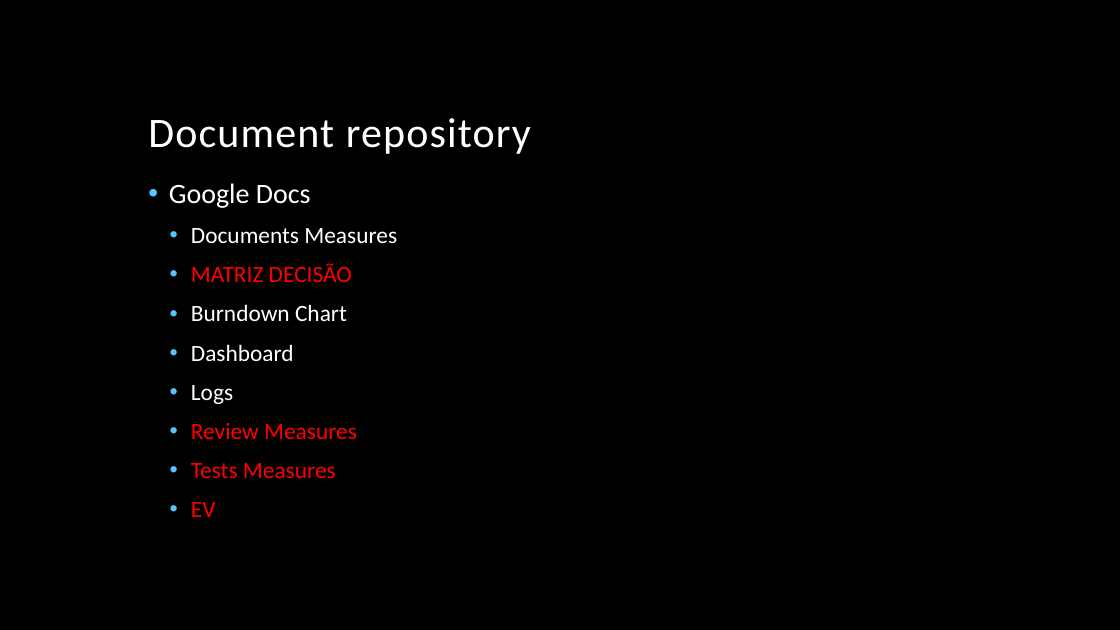
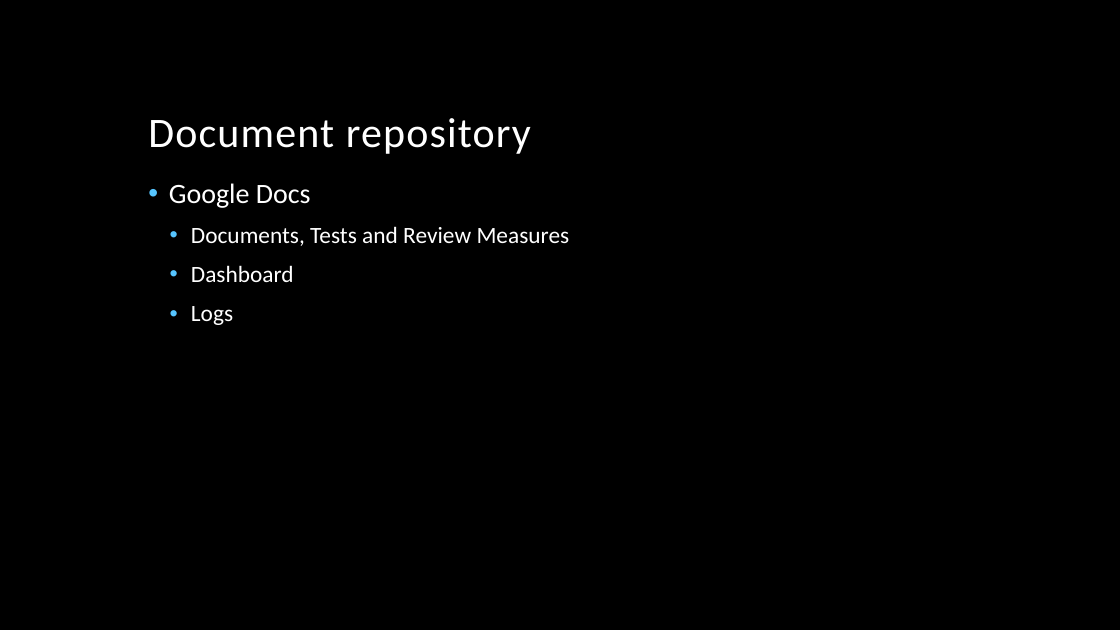
Before and after one commit to jmgirao/projetosoftware1213, a slide deck: slide 4 of Final Presentation/Mário/librarian.pptx. Drawn at 1120x630 pixels with LibreOffice and Linux fonts; fonts in the diff are those of the drawing; background and template pictures are left out. Boxes give left, top, right and bottom in pixels: in the first picture for what was removed or moved away, otherwise in the second. Text is boxed around its words. In the diff, an @@ line names an element or a change of style, - is before the commit and + after.

```diff
--- a/Final Presentation/Mário/librarian.pptx
+++ b/Final Presentation/Mário/librarian.pptx
@@ text at box(191, 226, 570, 246): text changed @@
-  • Documents Measures
-  • MATRIZ DECISÃO
-  • Burndown Chart
+  • Documents, Tests and Review Measures
@@ text at box(191, 423, 357, 517): paragraphs removed @@
-  • Review Measures
-  • Tests Measures
-  • EV
```
Also in this commit, not shown: 1 other slide changed.
